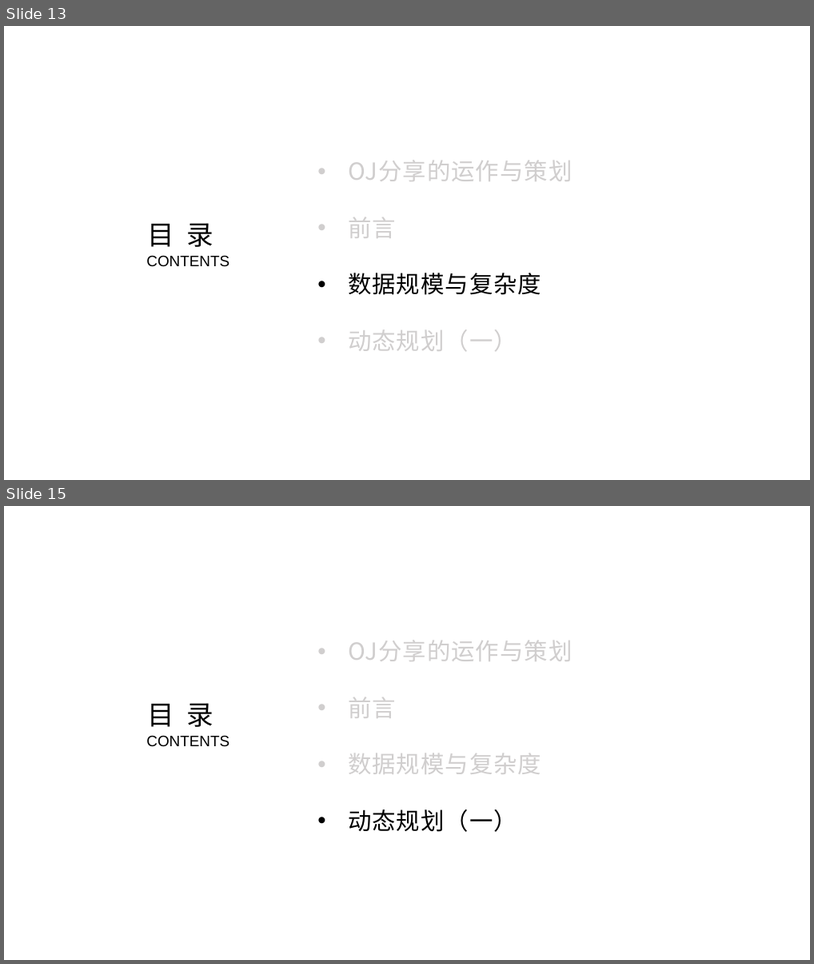
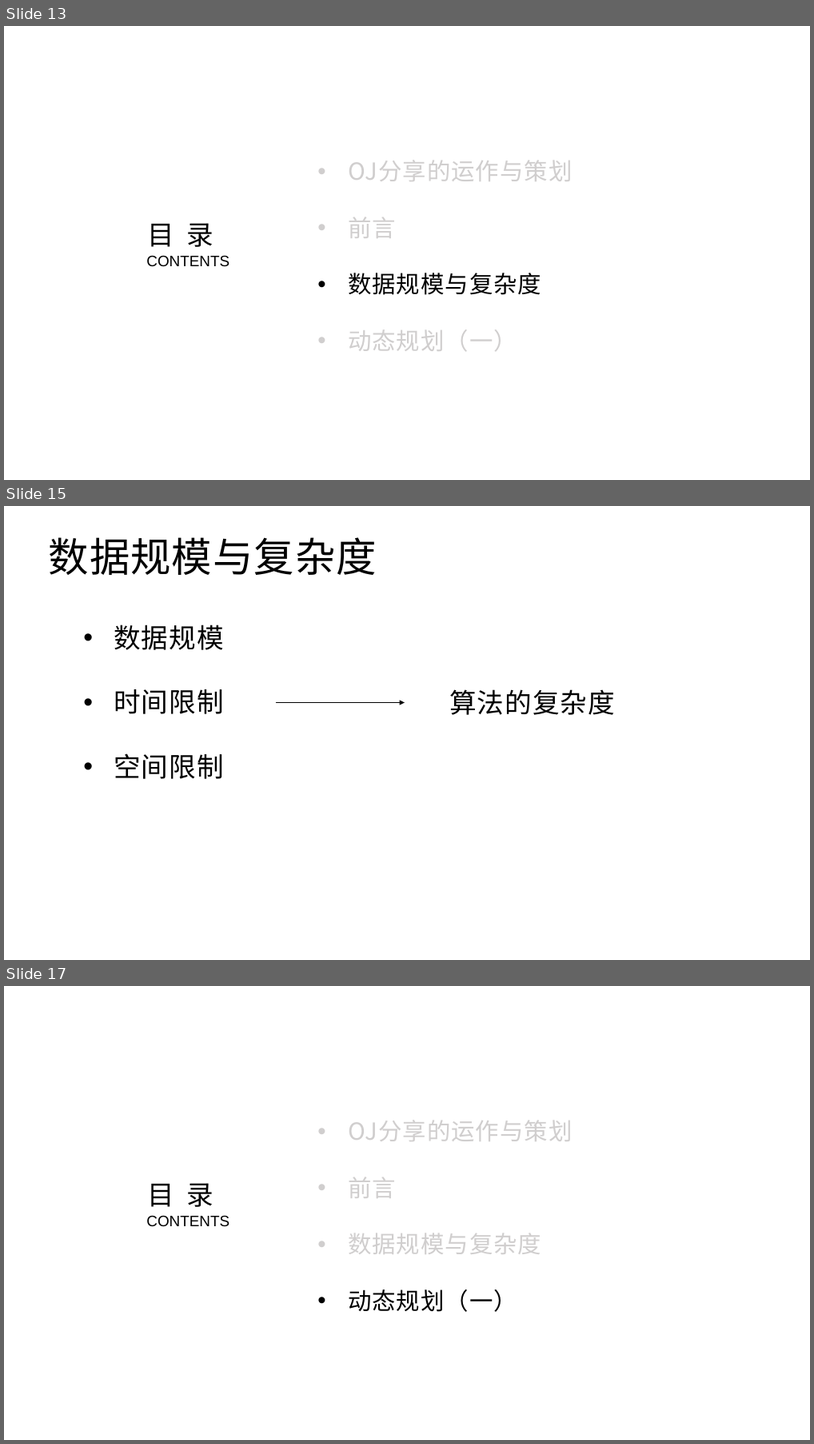
Before and after one commit to gegaojian-richard/ojshare, a slide deck: 第一次OJ分享.pptx. Shown one above the other, each under a label of ours: slides 13 and 15 before the commit, slides 13, 15 and 17 after it; the slides between them are not shown. The pictures are 814x964 and 814x1444 pixels, drawn with LibreOffice and Linux fonts; fonts in the diff are those of the drawing. Boxes give left, top, right and bottom in pixels: in the first picture for what was removed or moved away, otherwise in the second. Text is boxed around its words. In the diff, an @@ line names an element or a change of style, - is before the commit and + after.

```diff
--- a/第一次OJ分享.pptx
+++ b/第一次OJ分享.pptx
@@ slide 15 added at (4, 506, 810, 960), background #FFFFFF @@
@@ text added at (49, 537, 377, 575), 48 pt, text #000000 @@
+数据规模与复杂度
@@ text added at (114, 624, 224, 779), 32 pt, text #000000 @@
+• 数据规模
+• 时间限制
+• 空间限制
@@ text added at (450, 689, 615, 715), 32 pt, text #000000 @@
+算法的复杂度
@@ arrow added from (276, 703) to (405, 703), #000000 1.5 pt @@
@@ what was slide 15 is now slide 17 @@
```
Also in this commit, not shown: 1 slide changed, 1 other slide added, 3 other files.
